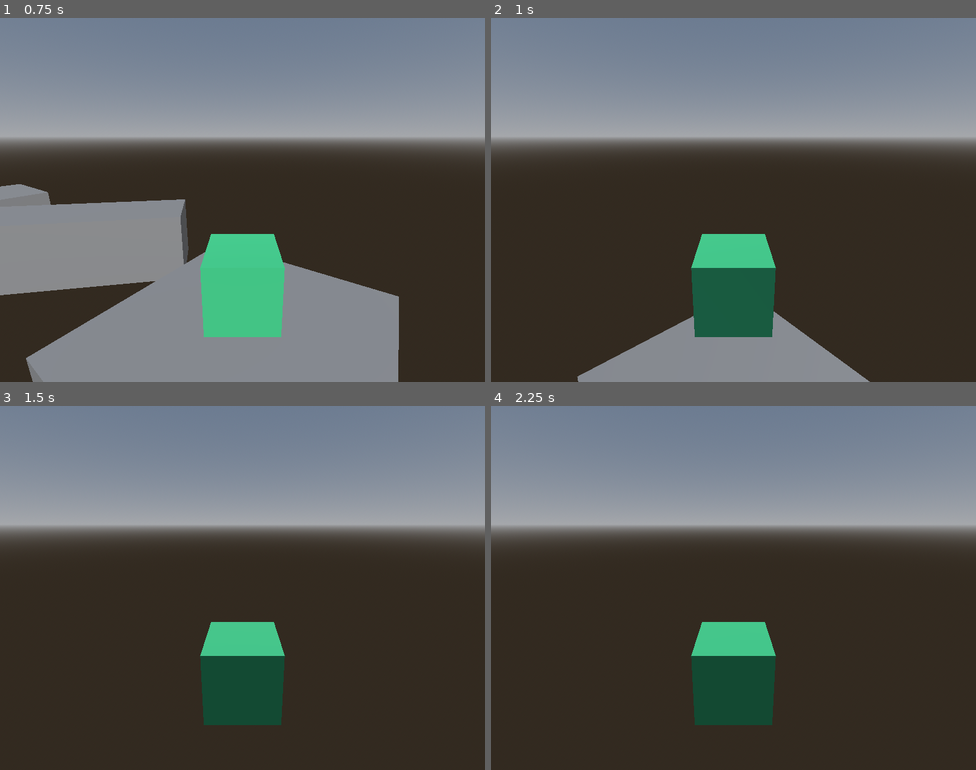
Above: before the commit, frames 1-4 (two rows, left to right).
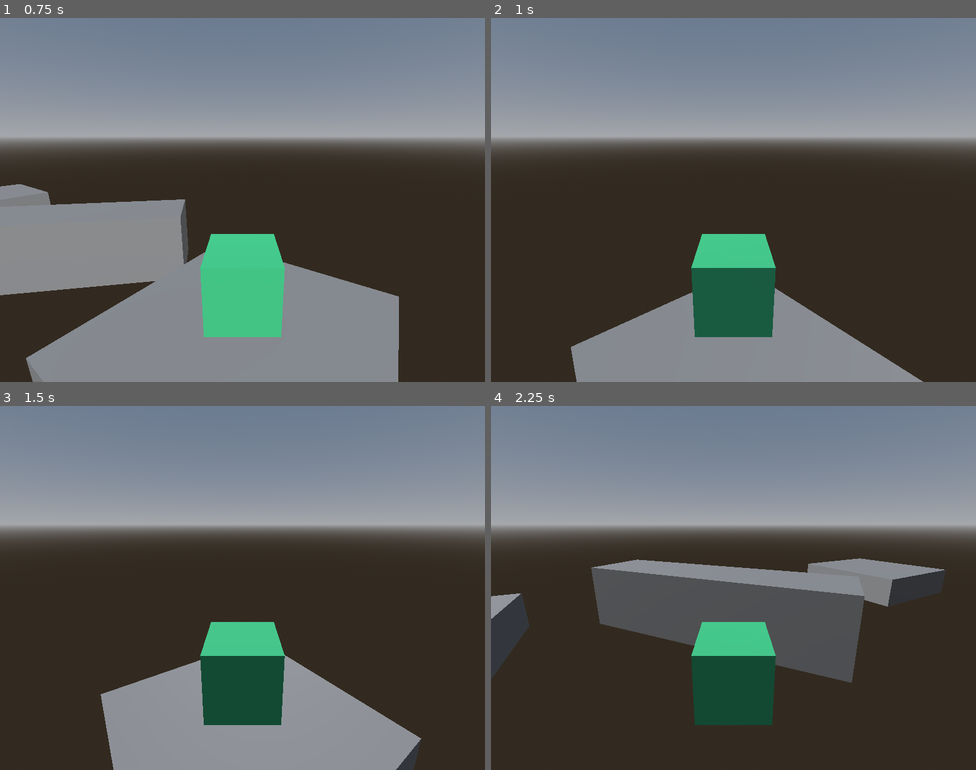
Above: after the commit, the same moments.

Repository: Thorstif/JumpyBox
Game: Godot game, scene res://main_scene.tscn
Two runs of this game, one before a commit and one after it. Both use one fixed random seed, a clock stepped at 60 frames per second and the inputs below.
Inputs:
- Up to frame 1 (0.75 s): hold D (turn_right) from 0.53 s (still down); tap Space (jump) at 0.6 s
- Up to frame 2 (1 s): keep holding D (turn_right); tap Space (jump) at 0.77 s
- Up to frame 3 (1.5 s): tap Space (jump) at 1.07, 1.35 s; release D (turn_right) at 1.28 s; hold S (move_backward) from 1.28 s (still down)
- Up to frame 4 (2.25 s): tap Space (jump) at 1.52, 1.82, 2.1 s; release S (move_backward) at 2.03 s; hold D (turn_right) from 2.03 s (still down)

Frame 1 is identical in both runs. In frame 2, 4.0% of the frame differs, in the area x 16-90%, y 74-100%; in frame 3, 13%; in frame 4, 14%, in the area x 0-94%, y 41-76%.

Commit message:
prevent player from jumping while in the air

Diff:
--- a/player.gd
+++ b/player.gd
@@ -3,6 +3,8 @@
 @export var speed_modifier = 25
 @export var turn_rate = 5
 @export var jump_modifier = 5
+
+@export var floor_check: RayCast3D
 
 # Called when the node enters the scene tree for the first time.
 func _ready() -> void:
@@ -25,5 +27,8 @@
 	if Input.is_action_pressed("turn_right"):
 		rotate_y(-turn_rate * delta)
 
-	if Input.is_action_just_released("jump"):
-		apply_central_impulse(Vector3.UP * jump_modifier)
+	if floor_check:
+		var on_floor = floor_check.is_colliding()
+
+		if Input.is_action_just_released("jump") and on_floor:
+			apply_central_impulse(Vector3.UP * jump_modifier)
--- a/player.tscn
+++ b/player.tscn
@@ -10,11 +10,12 @@
 [sub_resource type="BoxMesh" id="BoxMesh_5d78r"]
 material = SubResource("StandardMaterial3D_qku7x")
 
-[node name="Player" type="RigidBody3D"]
+[node name="Player" type="RigidBody3D" node_paths=PackedStringArray("floor_check")]
 transform = Transform3D(1, 0, 0, 0, 1, 0, 0, 0, 1, 0, 0.5, 0)
 axis_lock_angular_x = true
 axis_lock_angular_z = true
 script = ExtResource("1_2xf41")
+floor_check = NodePath("FloorCheck")
 
 [node name="CollisionShape3D" type="CollisionShape3D" parent="."]
 shape = SubResource("BoxShape3D_4qiui")
@@ -24,3 +25,6 @@
 
 [node name="Camera3D" type="Camera3D" parent="."]
 transform = Transform3D(1, 0, 0, 0, 0.965926, 0.258819, 0, -0.258819, 0.965926, 0, 2, 3)
+
+[node name="FloorCheck" type="RayCast3D" parent="."]
+transform = Transform3D(1, 0, 0, 0, 1, 0, 0, 0, 1, 0, 0.45, 0)
